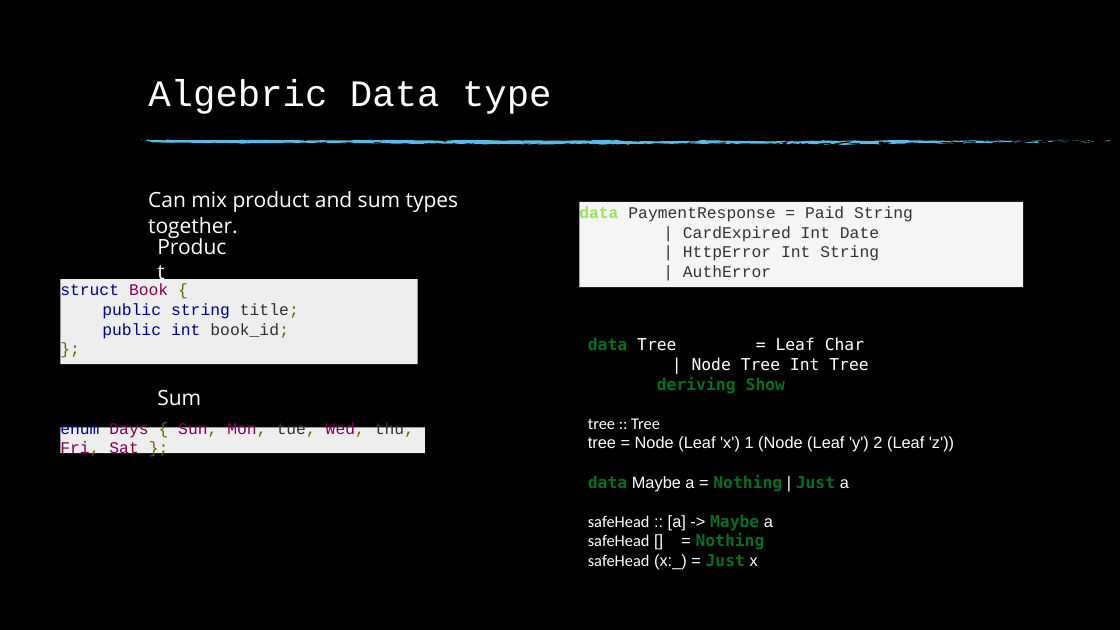
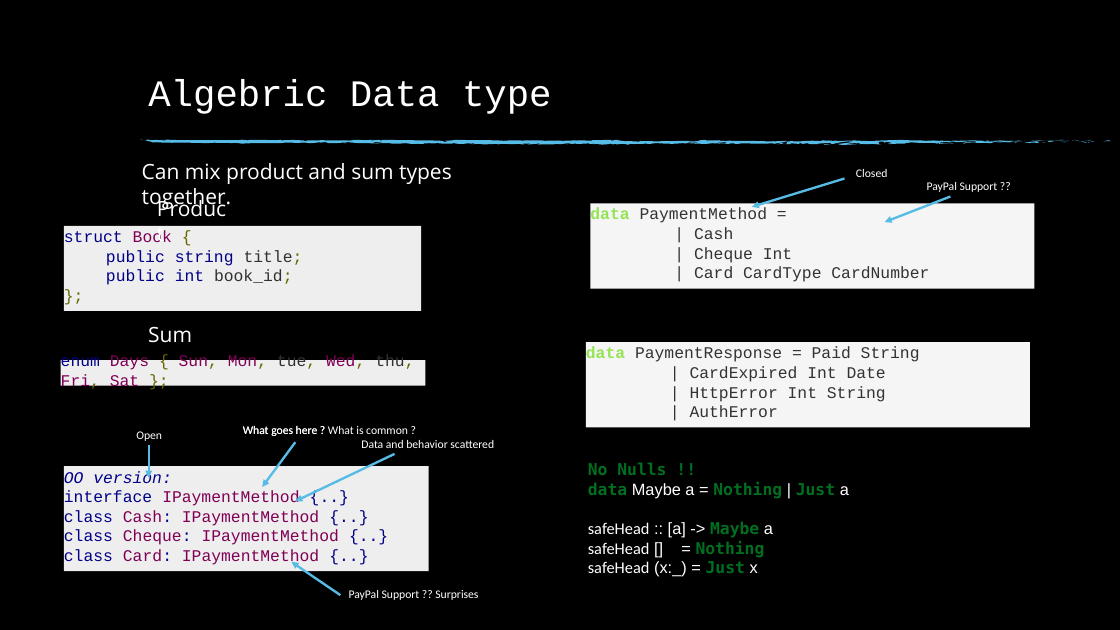
Before and after one commit to anuragjaiswal/haskell-ppt, a slide deck: slide 19 of Haskell.pptx (slide 22 before the commit). Drawn at 1120x630 pixels with LibreOffice and Linux fonts; fonts in the diff are those of the drawing; background and template pictures are left out. Boxes give left, top, right and bottom in pixels: in the first picture for what was removed or moved away, otherwise in the second. Text is boxed around its words. In the diff, an @@ line names an element or a change of style, - is before the commit and + after.

```diff
--- a/Haskell.pptx
+++ b/Haskell.pptx
@@ text "Can mix product and sum ...": place and size @@
-text "Can mix product and sum ..." at bbox=[148, 191, 459, 240]
+text "Can mix product and sum ..." at bbox=[142, 163, 452, 211]
@@ arrow added from (844, 179) to (752, 207), #57BCE5 2 pt @@
@@ text added at bbox=[856, 169, 887, 177], 10 pt, text #FFFFFF @@
+Closed
@@ text "Product": place and size @@
-text "Product" at bbox=[149, 229, 239, 263]
+text "Product" at bbox=[149, 192, 239, 225]
@@ rectangle added at bbox=[591, 203, 1034, 289], fill #F5F5F5, 14 pt, text #333333 @@
+data PaymentMethod =
+| Cash
+| Cheque Int
+| Card CardType CardNumber
@@ arrow added from (950, 197) to (885, 222), #57BCE5 2 pt @@
@@ text added at bbox=[927, 182, 998, 192], 10 pt, text #FFFFFF @@
+PayPal Support ??
@@ rectangle "struct Book {": place and size @@
-rectangle "struct Book {" at bbox=[60, 279, 418, 364]
+rectangle "struct Book {" at bbox=[64, 226, 421, 311]
@@ text "Sum": place and size @@
-text "Sum" at bbox=[157, 389, 201, 406]
+text "Sum" at bbox=[148, 326, 192, 343]
@@ rectangle "enum Days { Sun, Mon, ...": place and size @@
-rectangle "enum Days { Sun, Mon, ..." at bbox=[60, 428, 425, 454]
+rectangle "enum Days { Sun, Mon, ..." at bbox=[60, 360, 425, 386]
@@ rectangle "data PaymentResponse = Paid String": place and size @@
-rectangle "data PaymentResponse = Paid String" at bbox=[579, 202, 1023, 287]
+rectangle "data PaymentResponse = Paid String" at bbox=[586, 342, 1029, 428]
@@ text added at bbox=[136, 431, 162, 441], 10 pt, text #FFFFFF @@
+Open
@@ arrow added from (149, 444) to (149, 478), #57BCE5 2 pt @@
@@ text added at bbox=[243, 426, 318, 436], 10 pt, text #FFFFFF @@
+What goes here ?
@@ arrow added from (295, 442) to (262, 487), #57BCE5 2 pt @@
@@ text added at bbox=[328, 426, 408, 434], 10 pt, text #FFFFFF @@
+What goes here ? What is common ?
@@ text added at bbox=[361, 440, 494, 448], 10 pt, text #FFFFFF @@
+Data and behavior scattered
@@ rectangle added at bbox=[64, 466, 429, 571], fill #EEEEEE, 14 pt, text #7F0055 @@
+OO version:
+interface IPaymentMethod {..}
+class Cash: IPaymentMethod {..}
+class Cheque: IPaymentMethod {..}
+class Card: IPaymentMethod {..}
@@ arrow added from (395, 454) to (295, 502), #57BCE5 2 pt @@
@@ text "No Nulls !!": place and size @@
-text "No Nulls !!" at bbox=[588, 337, 954, 570]
+text "No Nulls !!" at bbox=[588, 462, 849, 577]
@@ text at bbox=[588, 462, 666, 475]: text changed; text colour #FFFFFF to #007020; bold on @@
-data Tree = Leaf Char
-| Node Tree Int Tree
-deriving Show
-tree :: Tree
-tree = Node (Leaf 'x') 1 (Node (Leaf 'y') 2 (Leaf 'z'))
+No Nulls !!
@@ arrow added from (340, 595) to (292, 562), #57BCE5 2 pt @@
@@ text added at bbox=[349, 590, 478, 600], 10 pt, text #FFFFFF @@
+PayPal Support ?? Surprises
```
Also in this commit, not shown: 7 other slides changed, 11 slides added, 2 slides removed.
